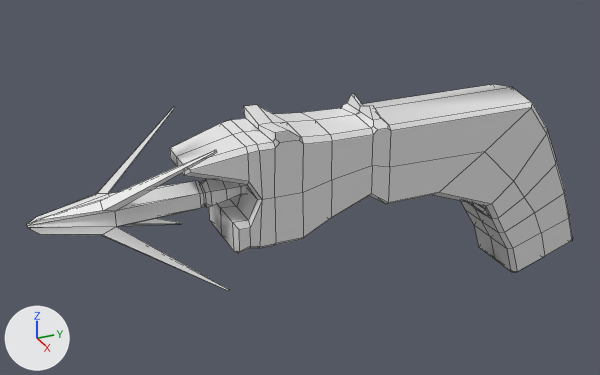
The FBX model Assets/Game/Art/HookTarget/hook model/hook.fbx, before and after one commit.
One viewpoint serves both versions: a 50 mm camera at (0.332, -0.25, 0.254) aimed at (-0.039, -0.083, 0.069). Every picture has the same lights, and +X, +Y and +Z are marked at lower left. The first picture is the older version. Mesh edges are drawn as thin lines. Where no turn or scale is listed for an object, it has been applied to the vertices. Vertices at exactly the same position are counted once.

The scene before the commit, as lines of its bpy script (objects in view):
```python
me_cube_001 = bpy.data.meshes.new('Cube.001')
me_cube_001.from_pydata(...)  # 267 vertices, 275 faces; spans x -0.021..0.021, y -0.199..0.041, z 0.0..0.118
me_cylinder = bpy.data.meshes.new('Cylinder')
me_cylinder.from_pydata(...)  # 98 vertices, 98 faces; spans x -0.0384..0.0381, y -0.0413..0.0836, z -0.0336..0.0358
ob_gun = bpy.data.objects.new('gun', me_cube_001)
ob_gun.location = (-0.0273, 0.0456, 0.0004)
ob_hook_001 = bpy.data.objects.new('hook.001', me_cylinder)
ob_hook_001.location = (-0.0272, -0.1833, 0.0809)
```
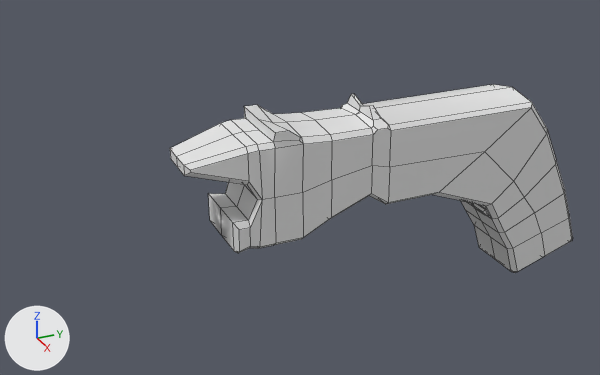
Where the newer file only moved an object's origin or applied its transform, the numbers keep the older frame.

What changed in the scene script:
```text
Change me_cube_001:
    used by ob_gun; location = (-0.0273, 0.0456, 0.0004)
    remove me_cube_001.from_pydata(...)  # 267 vertices, 275 faces; spans x -0.021..0.021, y -0.199..0.041, z 0.0..0.118
    add me_cube_001.from_pydata(...)  # 254 vertices, 247 faces; spans x -0.021..0.021, y -0.199..0.041, z 0.0..0.118
    me_cube_001 part 1
    15 vertices are removed from x -0.021..0.021, y -0.157..0.014, z 0.025..0.112
    37 faces are deleted
    2 vertices are added at (0.0, -0.156, 0.115), (0.021, -0.142, 0.108)
    9 new faces join them
Remove ob_hook_001:
    ob_hook_001 = bpy.data.objects.new('hook.001', me_cylinder)
    ob_hook_001.location = (-0.0272, -0.1833, 0.0809)
```

Boxes [x1, y1, x2, y2] around the edits, measured in the pictures (600 x 375 px):
'hook.001', deleted: before [27, 107, 247, 291]
part 1 of me_cube_001, built on: [244, 105, 304, 198] in both
